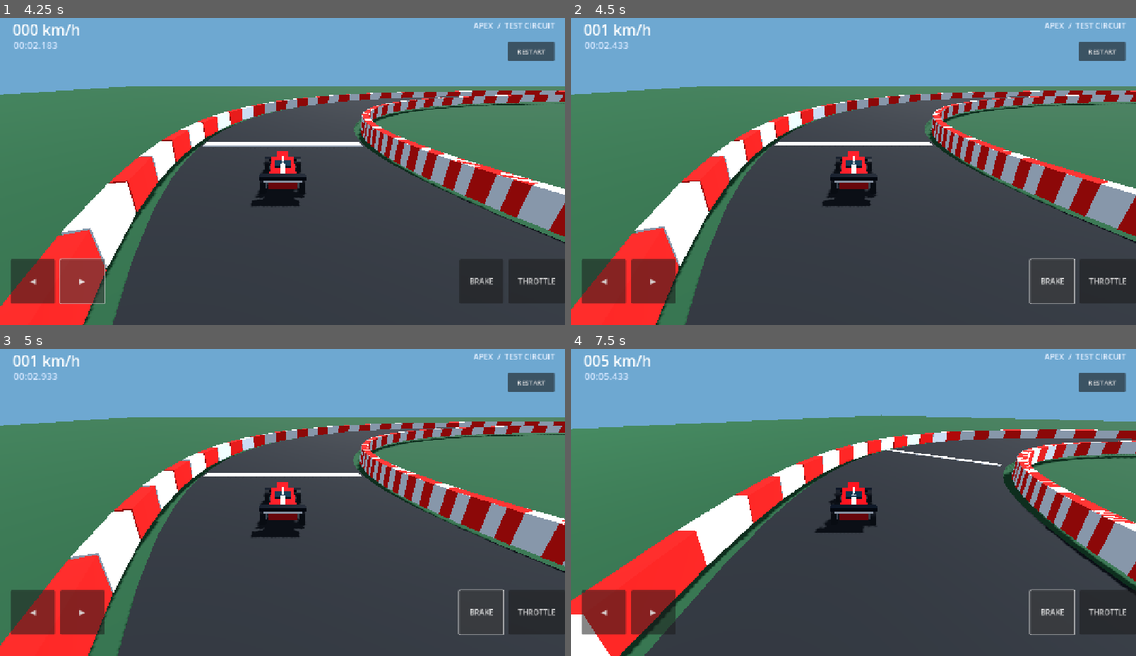
Above: before the commit, frames 1-4 (two rows, left to right).
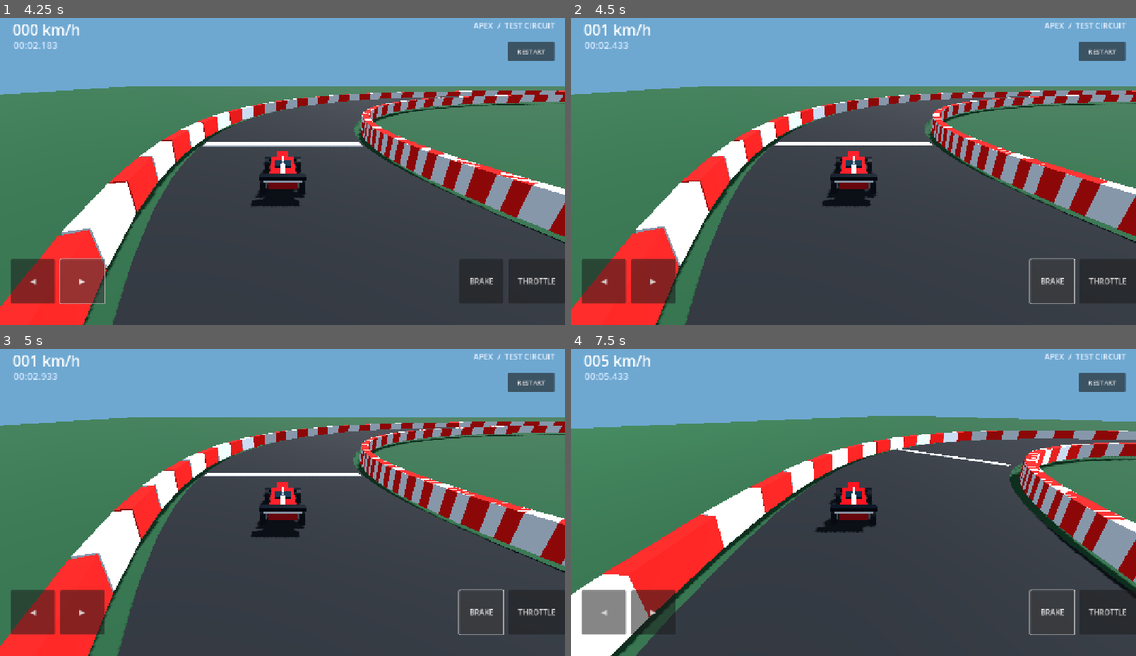
Above: after the commit, the same moments.

Repository: dhruvbhattacharjee009-creator/Apex_racing
Game: Godot game, scene res://scenes/main.tscn
Same seed, same stepped clock (60 frames per second), same inputs: the game is played once before the commit and once after it.
Inputs:
- Up to frame 1 (4.25 s): click "RESTART" at 0.5 s; click "RESTART" at 1.25 s; click "RESTART" at 2 s; click "◀" at 2.75 s; click "▶" at 3.5 s
- Up to frame 2 (4.5 s): click "BRAKE" at 4.25 s
- Up to frame 3 (5 s): no input
- Up to frame 4 (7.5 s): hold D (steer_right) 5.03-5.78 s; hold S (brake) 5.78-6.53 s; hold D (steer_right) 6.53-7.28 s; hold W (accelerate) from 7.28 s (still down)

Frame 1 is identical in both runs. In frame 2, 0.1% of the frame differs, in the area x 0-100%, y 22-99%; in frame 3, 0.5%; in frame 4, 9.7%, in the area x 0-100%, y 21-100%.

Commit message:
Integrate car roster and in-game car selector

Diff:
--- a/scripts/main.gd
+++ b/scripts/main.gd
@@ -4,10 +4,12 @@
 const CarController = preload("res://scripts/car_controller.gd")
 const FollowCamera = preload("res://scripts/follow_camera.gd")
 const RacingHUD = preload("res://scripts/racing_hud.gd")
+const CarCatalog = preload("res://scripts/car_catalog.gd")
 
 var player: CharacterBody3D
 var hud: CanvasLayer
 var race_time := 0.0
+var selected_car_index := 0
 
 func _ready() -> void:
 	_setup_input_map()
@@ -19,6 +21,7 @@
 	player.position = Vector3(65.0, 0.0, -6.0)
 	player.rotation.y = PI
 	add_child(player)
+	player.apply_car_profile(CarCatalog.CARS[selected_car_index])
 	var camera := Camera3D.new()
 	camera.name = "ChaseCamera"
 	camera.current = true
@@ -30,6 +33,8 @@
 	add_child(hud)
 	hud.set("player", player)
 	hud.set("on_restart", Callable(self, "_restart_race"))
+	hud.set("on_next_car", Callable(self, "_next_car"))
+	hud.set("selected_car_name", str(CarCatalog.CARS[selected_car_index].get("name", "APEX GP-01")))
 
 func _physics_process(delta: float) -> void:
 	race_time += delta
@@ -91,6 +96,15 @@
 	event.physical_keycode = key
 	InputMap.action_add_event(action, event)
 
+func _next_car() -> void:
+	selected_car_index = (selected_car_index + 1) % CarCatalog.CARS.size()
+	var profile: Dictionary = CarCatalog.CARS[selected_car_index]
+	if is_instance_valid(player):
+		player.apply_car_profile(profile)
+		player.reset_car()
+	if is_instance_valid(hud):
+		hud.set("selected_car_name", str(profile.get("name", "APEX CAR")))
+
 func _restart_race() -> void:
 	if is_instance_valid(player):
 		player.reset_car()
